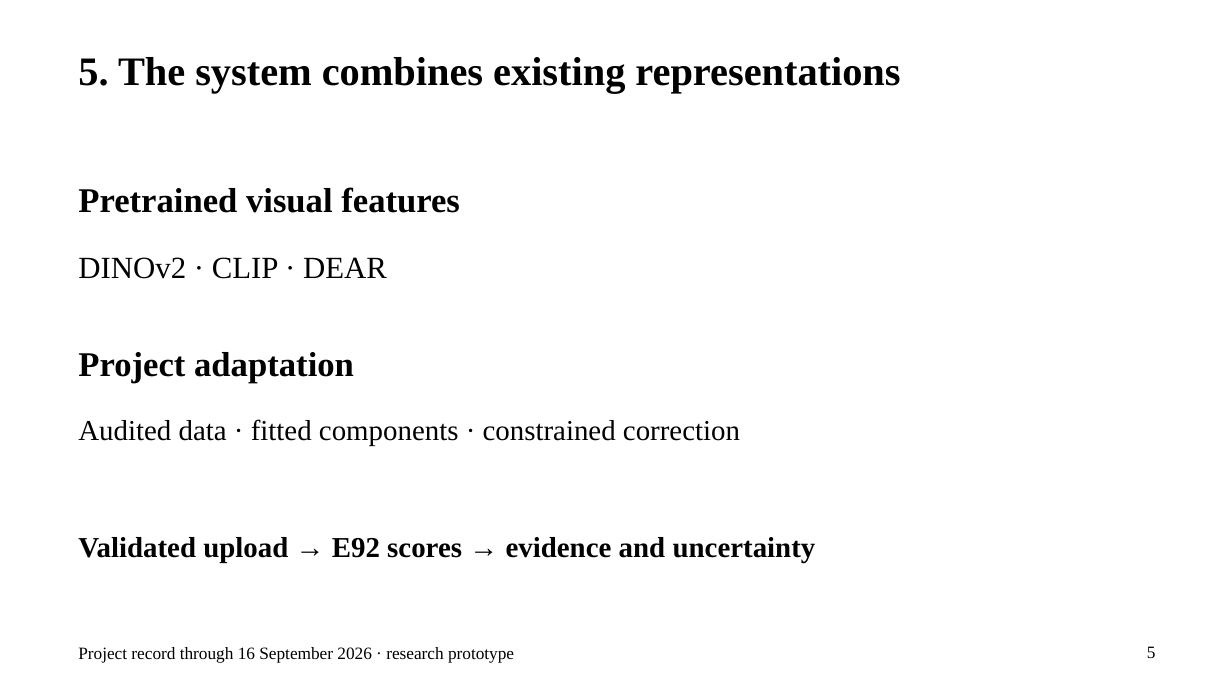
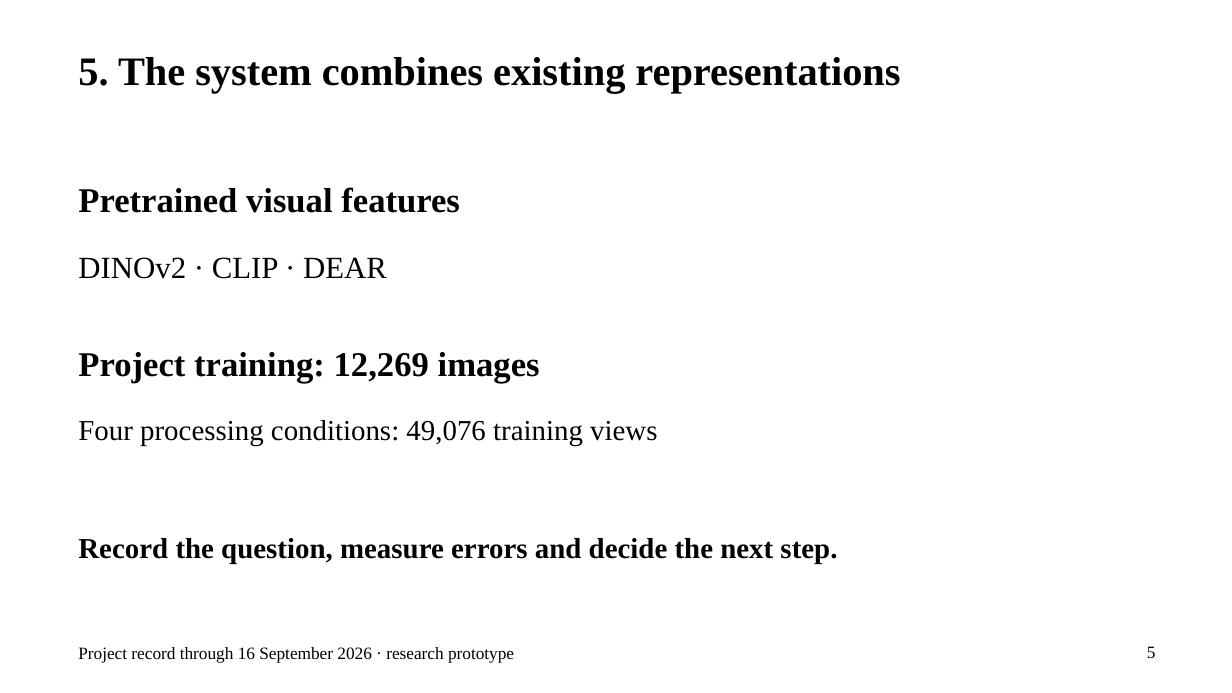
Before and after one commit to EfeHanKeles346/ai-image-detector, a slide deck: slide 5 of rapor/final_2026/deliverables/CS395_Presentation_EfeHan_Keles_25September2026.pptx. Drawn at 1232x693 pixels with LibreOffice and Linux fonts; fonts in the diff are those of the drawing. Boxes give left, top, right and bottom in pixels: in the first picture for what was removed or moved away, otherwise in the second. Text is boxed around its words. In the diff, an @@ line names an element or a change of style, - is before the commit and + after.

Commit message:
docs: clarify historical decisions and training evidence in internship package

```diff
--- a/rapor/final_2026/deliverables/CS395_Presentation_EfeHan_Keles_25September2026.pptx
+++ b/rapor/final_2026/deliverables/CS395_Presentation_EfeHan_Keles_25September2026.pptx
@@ text at (78,352,540,382): text changed @@
-Project adaptation
+Project training: 12,269 images
@@ text at (78,420,657,446): text changed @@
-Audited data · fitted components · constrained correction
+Four processing conditions: 49,076 training views
@@ text at (78,538,837,563): text changed @@
-Validated upload → E92 scores → evidence and uncertainty
+Record the question, measure errors and decide the next step.
```
Also in this commit, not shown: 22 other files.
